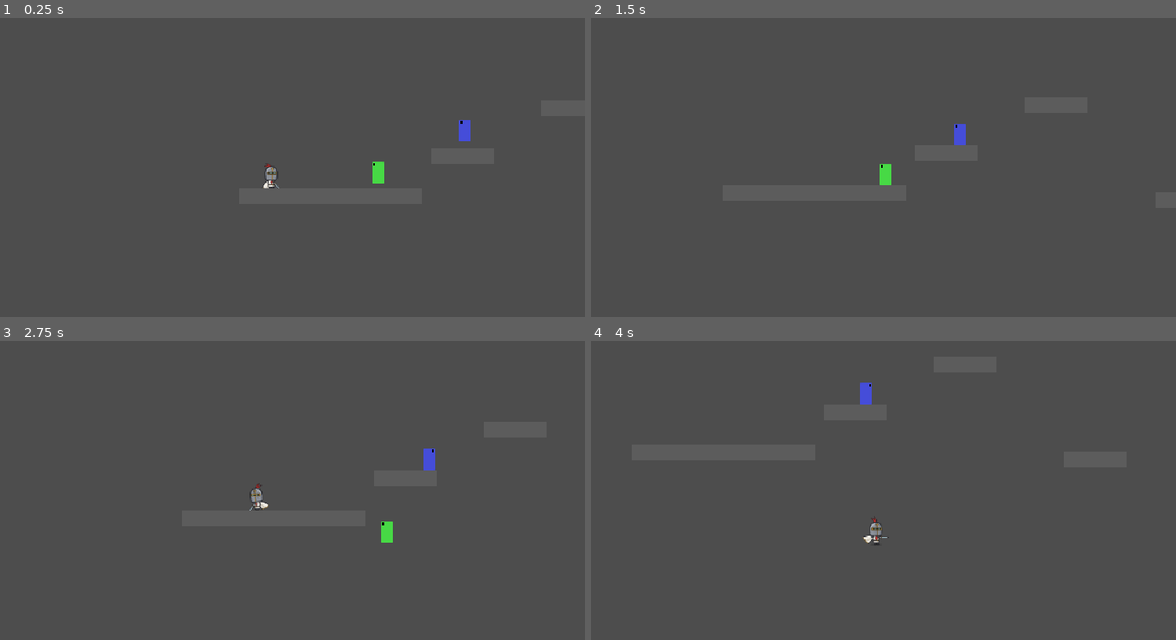
Above: before the commit, frames 1-4 (two rows, left to right).
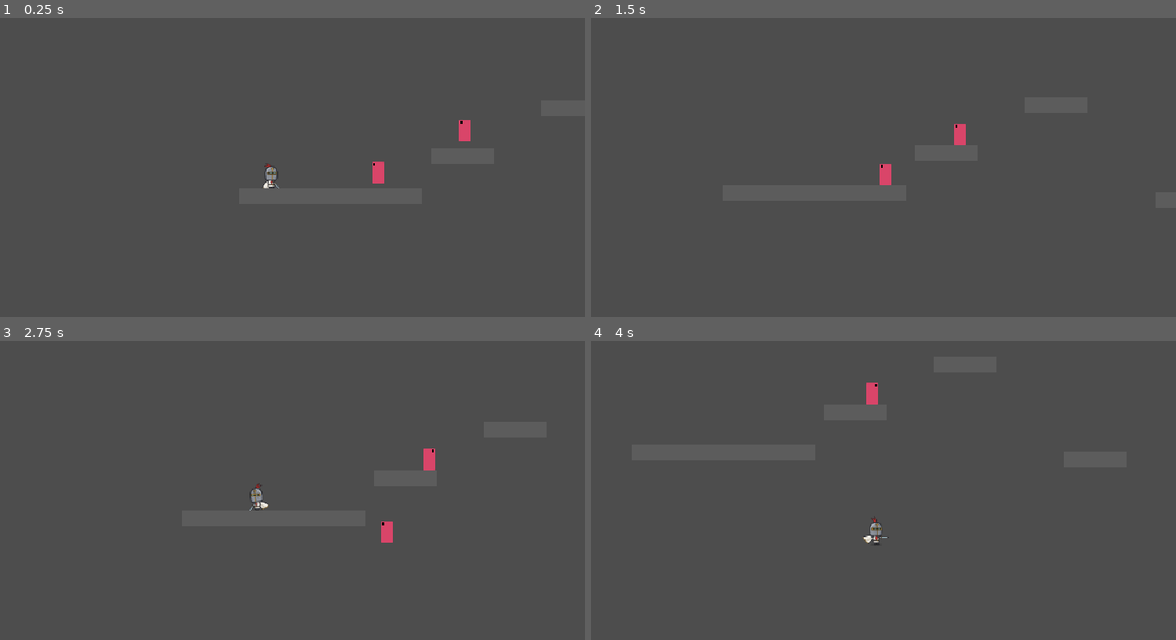
Above: after the commit, the same moments.

Repository: Jadelaawar42027/inferno-game-jam
Game: Godot game, scene res://scenes/levels/scene_1.tscn
The game is run twice, just before and just after one commit, with the same random seed, the same clock (stepped at 60 frames per second) and the same inputs.
Inputs (mouse positions are in pixels of both pictures, inside the frame that each line leads up to):
- Up to frame 1 (0.25 s): no input
- Up to frame 2 (1.5 s): move the mouse to (1000, 170) at 0.52 s; hold D (move_right) from 0.53 s (still down); click (1000, 170) at 0.6 s; tap Space (jump) at 0.77 s; move the mouse to (737, 206) at 1.27 s; click (737, 206) at 1.35 s
- Up to frame 3 (2.75 s): tap Space (jump) at 1.52 s; move the mouse to (333, 433) at 2.02 s; release D (move_right) at 2.03 s; hold A (move_left) from 2.03 s (still down); click (333, 433) at 2.1 s
- Up to frame 4 (4 s): move the mouse to (830, 580) at 2.77 s; release A (move_left) at 2.78 s; hold D (move_right) from 2.78 s (still down); click (830, 580) at 2.85 s; tap Space (jump) at 3.02, 3.77 s; move the mouse to (1053, 562) at 3.52 s; click (1053, 562) at 3.6 s

The runs differ from the first frame. In frame 1, 0.3% of the frame differs, in the area x 63-81%, y 34-56%; in frame 2, 0.3%; in frame 3, 0.3%; in frame 4, 0.2%.

Commit message:
Added heavy and infantry full implementation with animations

Diff:
--- a/scenes/enemies/enemy.tscn
+++ b/scenes/enemies/enemy.tscn
@@ -17,11 +17,22 @@
 shader_parameter/flash_amount = 0.0
 shader_parameter/additive_mix = 0.0
 
-[sub_resource type="RectangleShape2D" id="RectangleShape2D_qch6t"]
+[sub_resource type="SpriteFrames" id="SpriteFrames_jt03m"]
+animations = [{
+"frames": [{
+"duration": 1.0,
+"texture": ExtResource("2_8e3ao")
+}],
+"loop": 1,
+"name": &"idle",
+"speed": 5.0
+}]
+
+[sub_resource type="RectangleShape2D" id="RectangleShape2D_lu5c6"]
 resource_local_to_scene = true
 size = Vector2(12, 22)
 
-[sub_resource type="RectangleShape2D" id="RectangleShape2D_y5th1"]
+[sub_resource type="RectangleShape2D" id="RectangleShape2D_nb6gf"]
 resource_local_to_scene = true
 size = Vector2(12, 22)
 
@@ -32,9 +43,12 @@
 [node name="CollisionShape2D" type="CollisionShape2D" parent="." unique_id=220595465]
 shape = SubResource("RectangleShape2D_3mldf")
 
-[node name="Sprite2D" type="Sprite2D" parent="." unique_id=1340461075]
+[node name="AnimatedSprite2D" type="AnimatedSprite2D" parent="." unique_id=962650832]
 material = SubResource("ShaderMaterial_ectdm")
-texture = ExtResource("2_8e3ao")
+sprite_frames = SubResource("SpriteFrames_jt03m")
+animation = &"idle"
+autoplay = "idle"
+frame_progress = 0.64986116
 
 [node name="HealthComponent" parent="." unique_id=555885103 instance=ExtResource("4_nb6gf")]
 max_health = 10
--- a/scenes/enemies/enemyHeavy.tscn
+++ b/scenes/enemies/enemyHeavy.tscn
@@ -3,9 +3,9 @@
 [ext_resource type="PackedScene" uid="uid://s0mlbmx6yihv" path="res://scenes/enemies/enemy.tscn" id="1_waqqm"]
 [ext_resource type="Script" uid="uid://b2r6hr0bmc132" path="res://scripts/enemies/enemyHeavy.gd" id="2_waqqm"]
 [ext_resource type="Shader" uid="uid://bcycvorrmew66" path="res://scenes/enemies/hitflash.gdshader" id="3_c6sqk"]
-[ext_resource type="Texture2D" uid="uid://b7fhhu4w3f7st" path="res://assets/art/temp_enemy_heavy.svg" id="4_waqqm"]
+[ext_resource type="PackedScene" uid="uid://bsxufnevdum76" path="res://scenes/Components/hitbox.tscn" id="4_waqqm"]
 
-[sub_resource type="ShaderMaterial" id="ShaderMaterial_waqqm"]
+[sub_resource type="ShaderMaterial" id="ShaderMaterial_n1unk"]
 resource_local_to_scene = true
 shader = ExtResource("3_c6sqk")
 shader_parameter/flash_color = Color(1, 1, 1, 1)
@@ -13,7 +13,11 @@
 shader_parameter/additive_mix = 0.0
 
 [sub_resource type="CircleShape2D" id="CircleShape2D_3mldf"]
-radius = 25.019993
+radius = 90.0
+
+[sub_resource type="RectangleShape2D" id="RectangleShape2D_waqqm"]
+resource_local_to_scene = true
+size = Vector2(12, 22)
 
 [sub_resource type="RectangleShape2D" id="RectangleShape2D_fhf6d"]
 resource_local_to_scene = true
@@ -21,15 +25,26 @@
 
 [sub_resource type="RectangleShape2D" id="RectangleShape2D_c6sqk"]
 resource_local_to_scene = true
-size = Vector2(12, 22)
+size = Vector2(14, 22)
+
+[sub_resource type="RectangleShape2D" id="RectangleShape2D_bvpw7"]
+resource_local_to_scene = true
+size = Vector2(36, 12)
 
 [node name="Heavy" unique_id=319771871 instance=ExtResource("1_waqqm")]
 script = ExtResource("2_waqqm")
+charge_speed = 120.0
+charge_windup_time = 0.6
+charge_time = 0.8
+slam_range = 28.0
+slam_windup_time = 0.7
+slam_active_time = 0.15
+recover_time = 1.0
+cooldown = 2.0
 walk_speed = 10.0
 
-[node name="Sprite2D" parent="." index="1" unique_id=1340461075]
-material = SubResource("ShaderMaterial_waqqm")
-texture = ExtResource("4_waqqm")
+[node name="AnimatedSprite2D" parent="." index="1" unique_id=962650832]
+material = SubResource("ShaderMaterial_n1unk")
 
 [node name="HealthComponent" parent="." index="2" unique_id=555885103]
 max_health = 15
@@ -47,13 +62,37 @@
 debug_color = Color(0.69198674, 0.48641932, 0.2929939, 0.41960785)
 
 [node name="CollisionShape2D" parent="Hurtbox" parent_id_path=PackedInt32Array(887145532) index="0" unique_id=1868882131]
+shape = SubResource("RectangleShape2D_waqqm")
+
+[node name="ContactHitbox" parent="." index="6" unique_id=1898026828]
+knowckback_force = 150.0
+pogo_allowed = false
+
+[node name="CollisionShape2D" parent="ContactHitbox" index="0" unique_id=612733107]
 shape = SubResource("RectangleShape2D_fhf6d")
 
-[node name="CollisionShape2D" parent="ContactHitbox" parent_id_path=PackedInt32Array(1898026828) index="0" unique_id=612733107]
+[node name="ChargeHitbox" parent="." index="7" unique_id=1396349982 instance=ExtResource("4_waqqm")]
+position = Vector2(10, 0)
+collision_layer = 16
+collision_mask = 64
+damage = 2
+
+[node name="CollisionShape2D" parent="ChargeHitbox" index="0" unique_id=612733107]
 shape = SubResource("RectangleShape2D_c6sqk")
+
+[node name="SlamHitbox" parent="." index="8" unique_id=2139374393 instance=ExtResource("4_waqqm")]
+position = Vector2(18, 6)
+collision_layer = 16
+collision_mask = 64
+damage = 3
+
+[node name="CollisionShape2D" parent="SlamHitbox" index="0" unique_id=612733107]
+shape = SubResource("RectangleShape2D_bvpw7")
 
 [connection signal="body_entered" from="DetectionRadius" to="." method="_on_detection_radius_body_entered"]
 [connection signal="body_exited" from="DetectionRadius" to="." method="_on_detection_radius_body_exited"]
 
 [editable path="Hurtbox"]
 [editable path="ContactHitbox"]
+[editable path="ChargeHitbox"]
+[editable path="SlamHitbox"]
--- a/scenes/enemies/enemyInfantry.tscn
+++ b/scenes/enemies/enemyInfantry.tscn
@@ -3,10 +3,9 @@
 [ext_resource type="PackedScene" uid="uid://s0mlbmx6yihv" path="res://scenes/enemies/enemy.tscn" id="1_7q55p"]
 [ext_resource type="Script" uid="uid://cx30mg5bxp6r4" path="res://scripts/enemies/enemyInfantry.gd" id="2_6xbgx"]
 [ext_resource type="Shader" uid="uid://bcycvorrmew66" path="res://scenes/enemies/hitflash.gdshader" id="2_08pws"]
-[ext_resource type="Texture2D" uid="uid://bwufakh3eeoq0" path="res://assets/art/temp_enemy_infantry.svg" id="3_08pws"]
 [ext_resource type="PackedScene" uid="uid://bsxufnevdum76" path="res://scenes/Components/hitbox.tscn" id="5_vyw6b"]
 
-[sub_resource type="ShaderMaterial" id="ShaderMaterial_vyw6b"]
+[sub_resource type="ShaderMaterial" id="ShaderMaterial_6xbgx"]
 resource_local_to_scene = true
 shader = ExtResource("2_08pws")
 shader_parameter/flash_color = Color(1, 1, 1, 1)
@@ -16,15 +15,15 @@
 [sub_resource type="CircleShape2D" id="CircleShape2D_3mldf"]
 radius = 25.019993
 
+[sub_resource type="RectangleShape2D" id="RectangleShape2D_vyw6b"]
+resource_local_to_scene = true
+size = Vector2(12, 22)
+
 [sub_resource type="RectangleShape2D" id="RectangleShape2D_w6bsu"]
 resource_local_to_scene = true
 size = Vector2(12, 22)
 
 [sub_resource type="RectangleShape2D" id="RectangleShape2D_xb5ci"]
-resource_local_to_scene = true
-size = Vector2(12, 22)
-
-[sub_resource type="RectangleShape2D" id="RectangleShape2D_qv27v"]
 resource_local_to_scene = true
 size = Vector2(16, 16)
 
@@ -37,9 +36,8 @@
 lunge_time = 0.3
 cooldown = 5.0
 
-[node name="Sprite2D" parent="." index="1" unique_id=1340461075]
-material = SubResource("ShaderMaterial_vyw6b")
-texture = ExtResource("3_08pws")
+[node name="AnimatedSprite2D" parent="." index="1" unique_id=962650832]
+material = SubResource("ShaderMaterial_6xbgx")
 
 [node name="Check_Platform" type="RayCast2D" parent="." index="3" unique_id=703057103]
 position = Vector2(7, 0)
@@ -54,19 +52,26 @@
 debug_color = Color(0.69198674, 0.48641932, 0.2929939, 0.41960785)
 
 [node name="CollisionShape2D" parent="Hurtbox" parent_id_path=PackedInt32Array(887145532) index="0" unique_id=1868882131]
+shape = SubResource("RectangleShape2D_vyw6b")
+
+[node name="ContactHitbox" parent="." index="6" unique_id=1898026828]
+knowckback_force = 150.0
+pogo_allowed = false
+
+[node name="CollisionShape2D" parent="ContactHitbox" index="0" unique_id=612733107]
 shape = SubResource("RectangleShape2D_w6bsu")
 
-[node name="CollisionShape2D" parent="ContactHitbox" parent_id_path=PackedInt32Array(1898026828) index="0" unique_id=612733107]
-shape = SubResource("RectangleShape2D_xb5ci")
-
-[node name="LungeHitbox" parent="." index="7" unique_id=1898026828 instance=ExtResource("5_vyw6b")]
+[node name="LungeHitbox" parent="." index="7" unique_id=2027277294 instance=ExtResource("5_vyw6b")]
 position = Vector2(10, 0)
 collision_layer = 16
 collision_mask = 64
 damage = 1
+knowckback_force = 150.0
+pogo_allowed = false
+persistent = false
 
 [node name="CollisionShape2D" parent="LungeHitbox" index="0" unique_id=612733107]
-shape = SubResource("RectangleShape2D_qv27v")
+shape = SubResource("RectangleShape2D_xb5ci")
 
 [connection signal="body_entered" from="DetectionRadius" to="." method="_on_detection_radius_body_entered"]
 [connection signal="body_exited" from="DetectionRadius" to="." method="_on_detection_radius_body_exited"]
--- a/scripts/Components/health_component.gd
+++ b/scripts/Components/health_component.gd
@@ -34,5 +34,5 @@
 	health_changed.emit(current_health, max_health)
 
 # Called every frame. 'delta' is the elapsed time since the previous frame.
-func _process(delta: float) -> void:
+func _process(_delta: float) -> void:
 	pass
--- a/scripts/Components/hitbox.gd
+++ b/scripts/Components/hitbox.gd
@@ -41,5 +41,5 @@
 
 
 # Called every frame. 'delta' is the elapsed time since the previous frame.
-func _process(delta: float) -> void:
+func _process(_delta: float) -> void:
 	pass
--- a/scripts/Components/hurtbox.gd
+++ b/scripts/Components/hurtbox.gd
@@ -22,5 +22,5 @@
 
 
 # Called every frame. 'delta' is the elapsed time since the previous frame.
-func _process(delta: float) -> void:
+func _process(_delta: float) -> void:
 	pass
--- a/scripts/enemies/enemy.gd
+++ b/scripts/enemies/enemy.gd
@@ -11,7 +11,7 @@
 
 @onready var health: HealthComponent = $HealthComponent
 @onready var hurtbox: Hurtbox = $Hurtbox
-@onready var sprite: Sprite2D = $Sprite2D
+@onready var sprite: AnimatedSprite2D = $AnimatedSprite2D
 
 var direction := 1.0
 var is_dead := false
@@ -70,3 +70,8 @@
 	if body == player_target:
 		player_in_range = false
 		player_target = null
+
+func play_anim(anim_name: String)->void:
+	if sprite.sprite_frames == null: return
+	if not sprite.sprite_frames.has_animation(anim_name): return
+	if sprite.animation != anim_name: sprite.play(anim_name)
--- a/scripts/enemies/enemyHeavy.gd
+++ b/scripts/enemies/enemyHeavy.gd
@@ -1,19 +1,108 @@
 extends Enemy
 
-enum State { PATROL, CHARGE, SLAM }
+enum State { PATROL, CHARGE_WINDUP, CHARGE, SLAM_WINDUP, SLAM, RECOVER }
 var state := State.PATROL
+
+@export var charge_speed := 120.0
+@export var charge_windup_time := 0.6
+@export var charge_time := 0.8
+@export var slam_range := 28.0
+@export var slam_windup_time := 0.7
+@export var slam_active_time := 0.15
+@export var recover_time := 1.0
+@export var cooldown := 2.0
+
+var state_timer := 0.0
+var cooldown_timer := 0.0
+
+@onready var charge_hitbox: Hitbox = $ChargeHitbox
+@onready var slam_hitbox: Hitbox = $SlamHitbox
 
 func _physics_process(delta: float) -> void:
 	apply_gravity(delta)
+	cooldown_timer -= delta
+	state_timer -= delta
 	match state:
-		State.PATROL: patrol()
-		State.CHARGE: charge(delta)
-		State.SLAM: slam(delta)
+		State.PATROL: heavy_patrol()
+		State.CHARGE_WINDUP: charge_windup()
+		State.CHARGE: charge()
+		State.SLAM_WINDUP: slam_windup()
+		State.SLAM: slam()
+		State.RECOVER: recover()
+	update_animation()
 	move_and_slide()
 
+func set_facing(dir: float) -> void:
+	super(dir)
+	charge_hitbox.position.x = 10 * dir
+	slam_hitbox.position.x = 18 * dir
 
-func charge(_delta: float)->void:
-	pass
+func player_dx() -> float:
+	return player_target.global_position.x - global_position.x
 
-func slam(_delta: float)-> void:
-	pass
+func heavy_patrol() -> void:
+	patrol()
+	if not player_in_range or cooldown_timer > 0: return
+	if absf(player_dx()) < slam_range: start_slam()
+	elif signf(player_dx()) == direction: start_charge()
+
+func start_charge() -> void:
+	state = State.CHARGE_WINDUP
+	state_timer = charge_windup_time
+	velocity.x = 0
+	on_hit_flash(Color.RED)
+
+func charge_windup() -> void:
+	velocity.x = 0
+	if state_timer > 0: return
+	state = State.CHARGE
+	state_timer = charge_time
+	charge_hitbox.activate()
+
+func charge() -> void:
+	velocity.x = direction * charge_speed
+	var hit_edge := is_on_wall() or not check_platform.is_colliding()
+	var close := player_in_range and absf(player_dx()) < slam_range
+	if hit_edge or close or state_timer <= 0:
+		charge_hitbox.deactivate()
+		velocity.x = 0
+		if close: start_slam()
+		else: start_recover()
+
+func start_slam() -> void:
+	if player_in_range and player_dx() != 0: set_facing(signf(player_dx()))
+	state = State.SLAM_WINDUP
+	state_timer = slam_windup_time
+	velocity.x = 0
+	on_hit_flash(Color.RED)
+
+func slam_windup() -> void:
+	velocity.x = 0
+	if state_timer > 0: return
+	state = State.SLAM
+	state_timer = slam_active_time
+	slam_hitbox.activate()
+
+func slam() -> void:
+	velocity.x = 0
+	if state_timer > 0: return
+	slam_hitbox.deactivate()
+	start_recover()
+
+func start_recover() -> void:
+	state = State.RECOVER
+	state_timer = recover_time
+	cooldown_timer = cooldown
+
+func recover() -> void:
+	velocity.x = 0
+	if state_timer <= 0: state = State.PATROL
+
+func update_animation() -> void:
+	match state:
+		State.PATROL: play_anim("walk")
+		State.CHARGE_WINDUP: play_anim("charge_windup")
+		State.CHARGE: play_anim("charge")
+		State.SLAM_WINDUP: play_anim("slam_windup")
+		State.SLAM: play_anim("slam")
+		State.RECOVER: play_anim("recover")
--- a/scripts/enemies/enemyInfantry.gd
+++ b/scripts/enemies/enemyInfantry.gd
@@ -32,6 +32,8 @@
 		State.PATROL: patrol()
 		State.CHASE: chase()
 		State.LUNGE: lunge(delta)
+
+	update_animation()
 	move_and_slide()
 
 func set_facing(dir: float)-> void:
@@ -68,3 +70,9 @@
 	lunge_hitbox.deactivate()
 	cooldown_timer = cooldown
 	state = State.CHASE
+
+func update_animation()-> void:
+	match state:
+		State.PATROL: play_anim("walk")
+		State.CHASE: play_anim("run")
+		State.LUNGE: play_anim("windup" if windup_timer > 0 else "lunge")
Not shown: 2 places in scenes/enemies/enemy.tscn that only renumber resources
